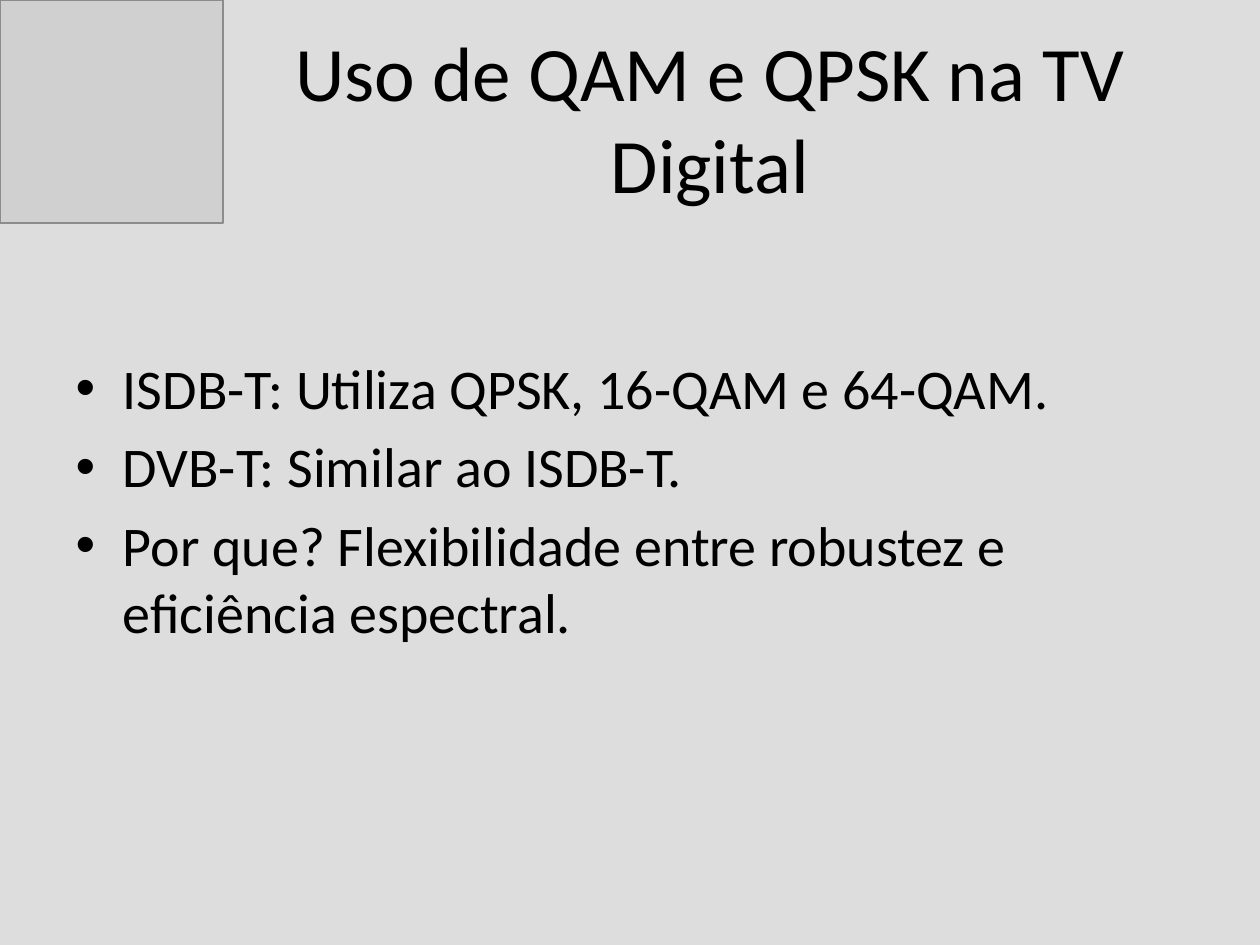
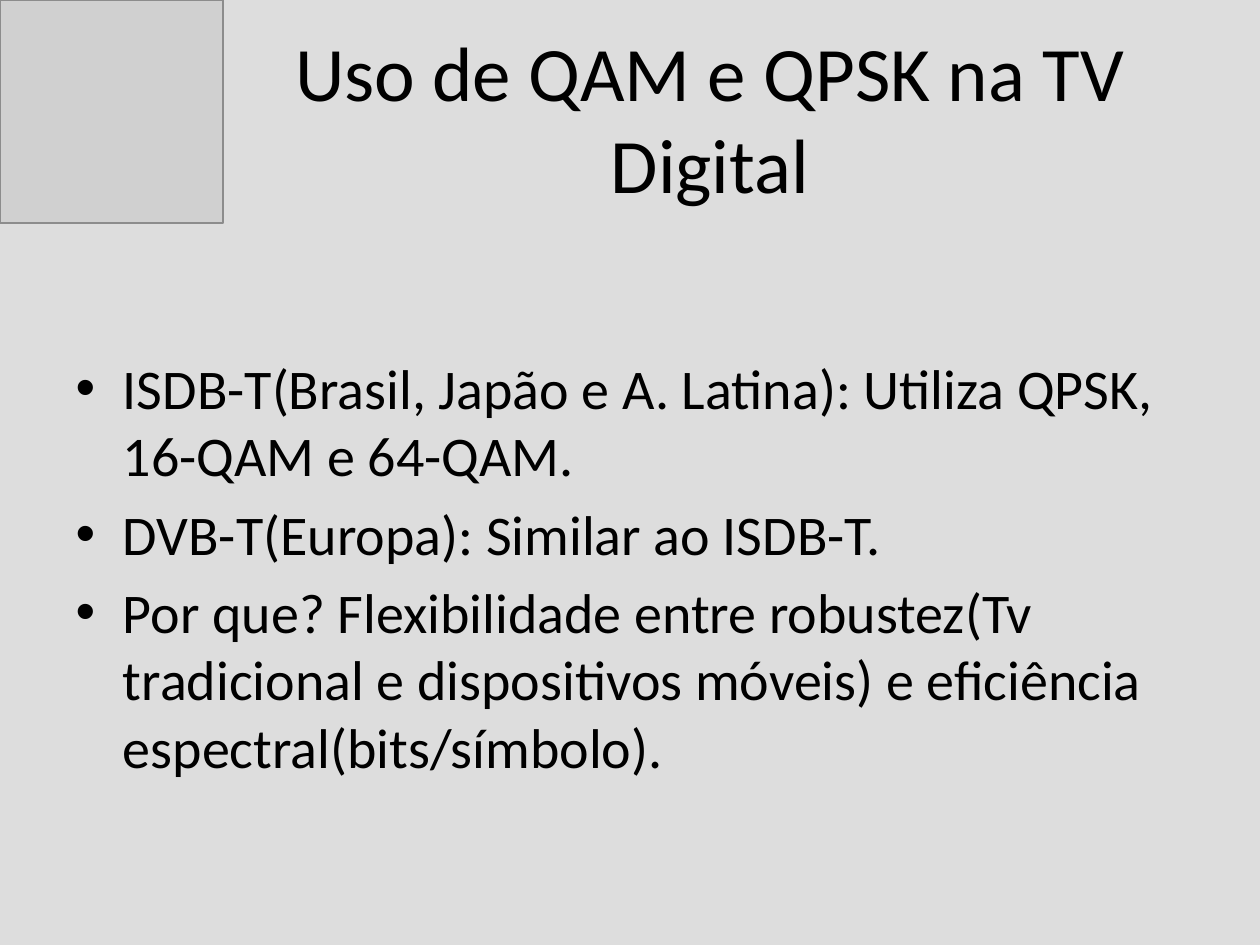
Before and after one commit to alenior/IFCE, a slide deck: slide 7 of P7/TV DIGITAL/modulacao_tv_digital.odp. Drawn at 1260x945 pixels with LibreOffice and Linux fonts; fonts in the diff are those of the drawing; grey boxes stand for pictures. Boxes give left, top, right and bottom in pixels: in the first picture for what was removed or moved away, otherwise in the second. Text is boxed around its words. In the diff, an @@ line names an element or a change of style, - is before the commit and + after.

Commit message:
tv digital

```diff
--- a/P7/TV DIGITAL/modulacao_tv_digital.odp
+++ b/P7/TV DIGITAL/modulacao_tv_digital.odp
@@ text at (123, 368, 1152, 777): text changed @@
-• ISDB-T: Utiliza QPSK, 16-QAM e 64-QAM.
-• DVB-T: Similar ao ISDB-T.
-• Por que? Flexibilidade entre robustez e eficiência espectral.
+• ISDB-T(Brasil, Japão e A. Latina): Utiliza QPSK, 16-QAM e 64-QAM.
+• DVB-T(Europa): Similar ao ISDB-T.
+• Por que? Flexibilidade entre robustez(Tv tradicional e dispositivos móveis) e eficiência espectral(bits/símbolo).
```
Also in this commit, not shown: 6 other slides changed, 2 slides added, 1 slide removed, 6 other files.
